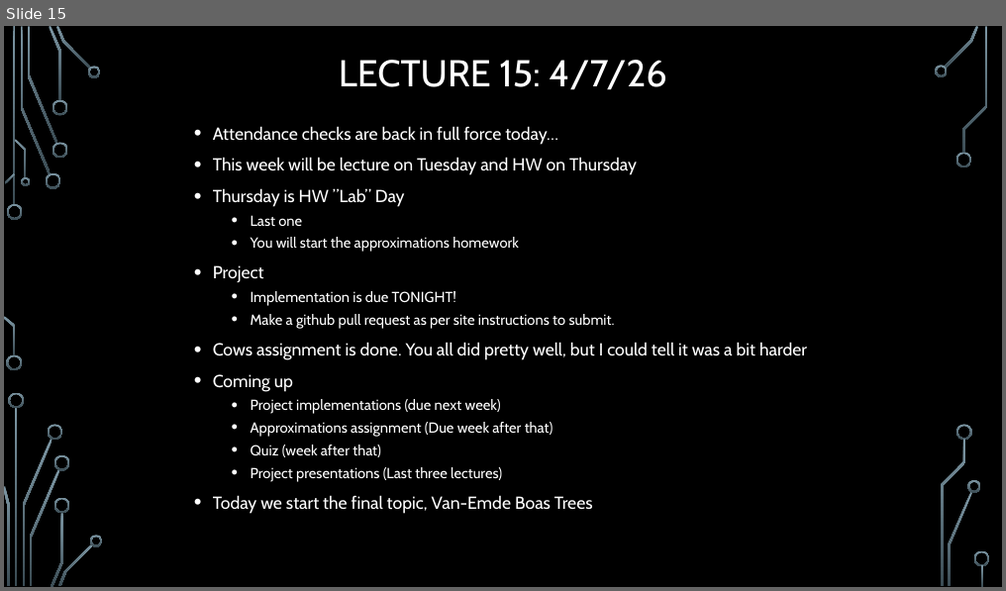
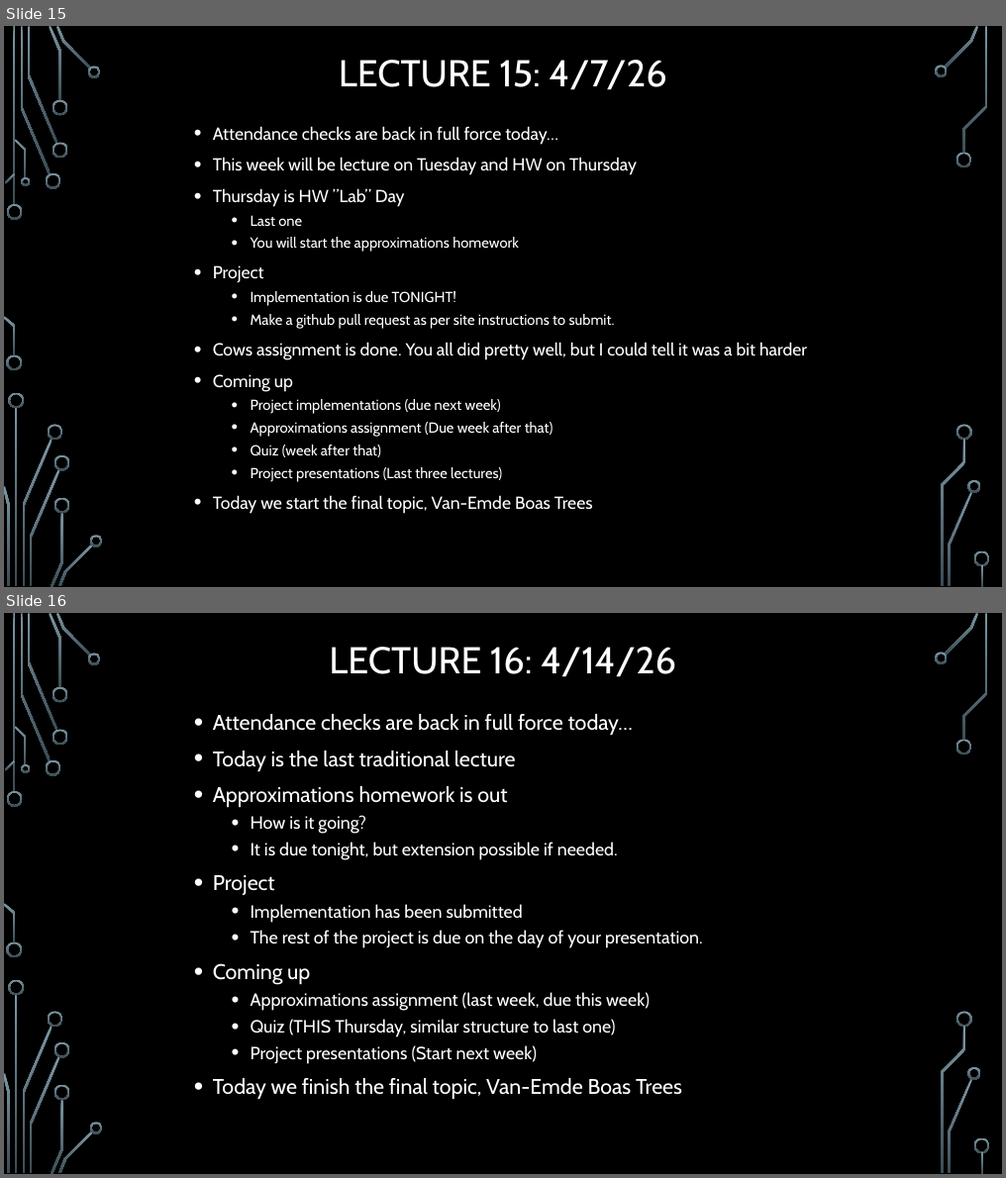
Before and after one commit to markfloryan/advAlgo, a slide deck: slides/00-DailyAnnouncements.pptx. Shown one above the other, each under a label of ours: slide 15 before the commit, slides 15 and 16 after it. The pictures are 1006x591 and 1006x1178 pixels, drawn with LibreOffice and Linux fonts; fonts in the diff are those of the drawing; background and template pictures are left out. Boxes give left, top, right and bottom in pixels: in the first picture for what was removed or moved away, otherwise in the second. Text is boxed around its words. In the diff, an @@ line names an element or a change of style, - is before the commit and + after.

```diff
--- a/slides/00-DailyAnnouncements.pptx
+++ b/slides/00-DailyAnnouncements.pptx
@@ slide 16 added at [4,613,1002,1174], background picture (left out); not listed: 36 template elements that a slide beside it also shows @@
@@ title added at [329,647,676,677], 36 pt, text #FFFFFF @@
+LECTURE 16: 4/14/26
@@ text added at [213,714,703,1100], 17 pt, text #FFFFFF @@
+• Attendance checks are back in full force today…
+• Today is the last traditional lecture
+• Approximations homework is out
+  • How is it going?
+  • It is due tonight, but extension possible if needed.
+• Project
+  • Implementation has been submitted
+  • The rest of the project is due on the day of your presentation.
+• Coming up
+  • Approximations assignment (last week, due this week)
+  • Quiz (THIS Thursday, similar structure to last one)
+  • Project presentations (Start next week)
+• Today we finish the final topic, Van-Emde Boas Trees
```
Also in this commit, not shown: 1 other file.
